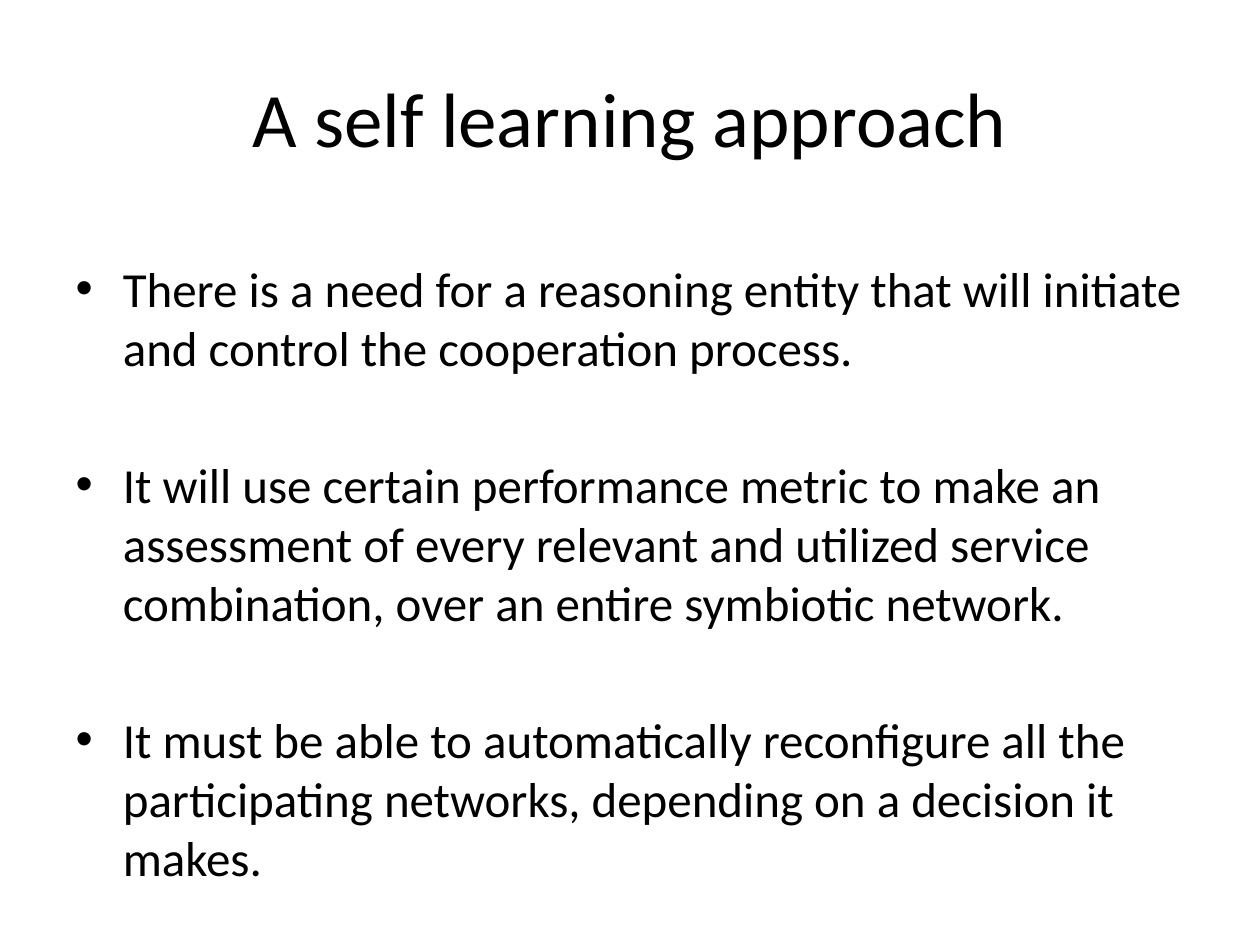
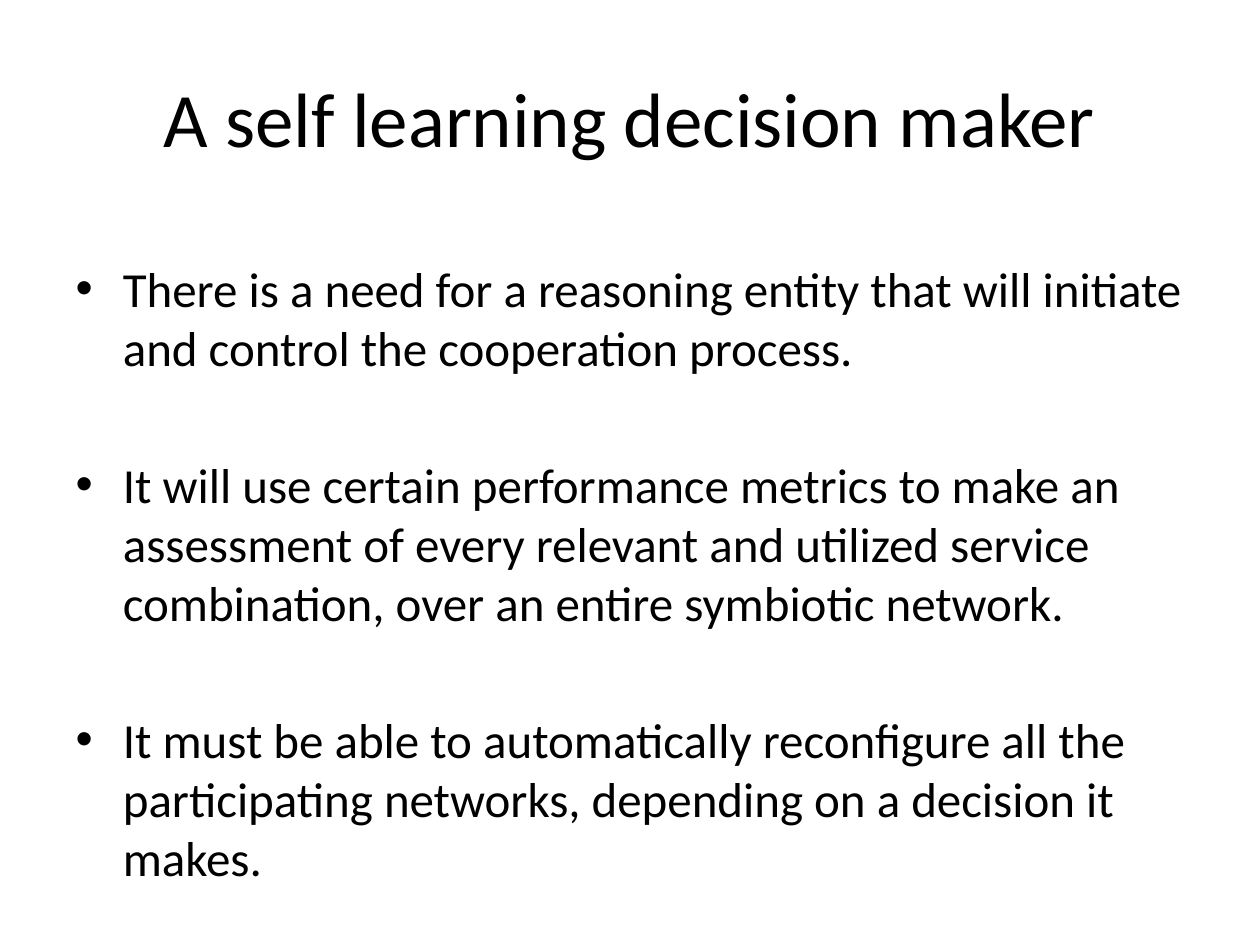
Before and after one commit to ro1208984/learning.java, a slide deck: slide 15 of Mobile Day presentation.pptx (slide 16 before the commit). Drawn at 1260x945 pixels with LibreOffice and Linux fonts; fonts in the diff are those of the drawing. Boxes give left, top, right and bottom in pixels: in the first picture for what was removed or moved away, otherwise in the second. Text is boxed around its words. In the diff, an @@ line names an element or a change of style, - is before the commit and + after.

```diff
--- a/Mobile Day presentation.pptx
+++ b/Mobile Day presentation.pptx
@@ title at bbox=[163, 93, 1095, 161]: text changed @@
-A self learning approach
+A self learning decision maker
@@ text at bbox=[123, 469, 1119, 629]: text changed @@
-• It will use certain performance metric to make an assessment of every relevant and utilized service combination, over an entire symbiotic network.
+• It will use certain performance metrics to make an assessment of every relevant and utilized service combination, over an entire symbiotic network.
```
Also in this commit, not shown: 16 other slides changed, 5 slides added, 2 slides removed.
